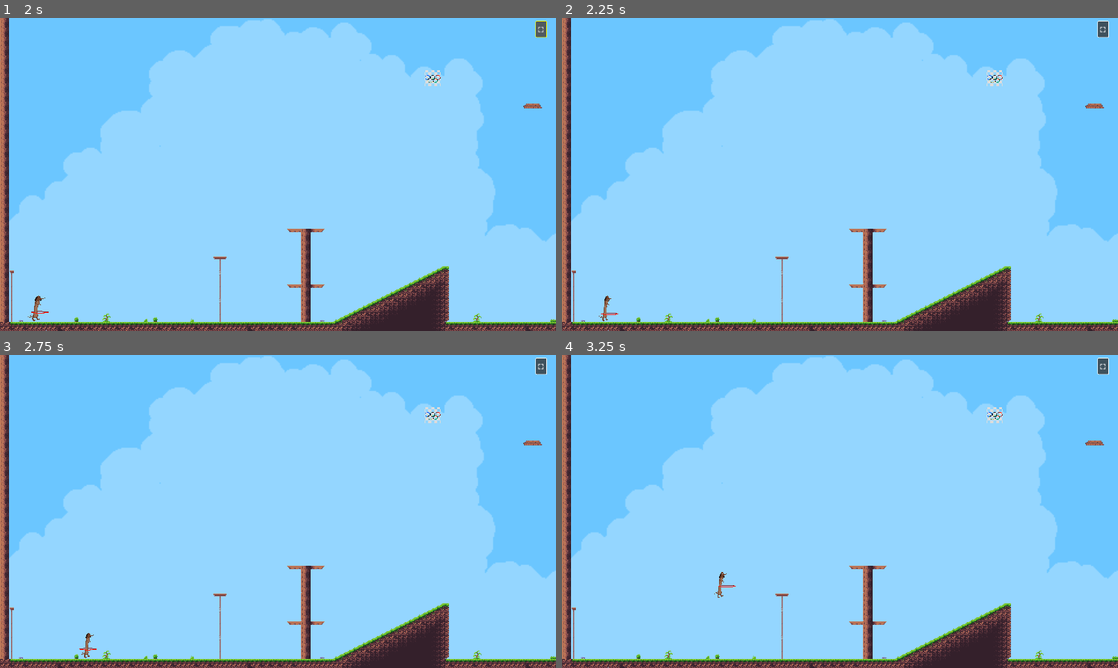
Above: before the commit, frames 1-4 (two rows, left to right).
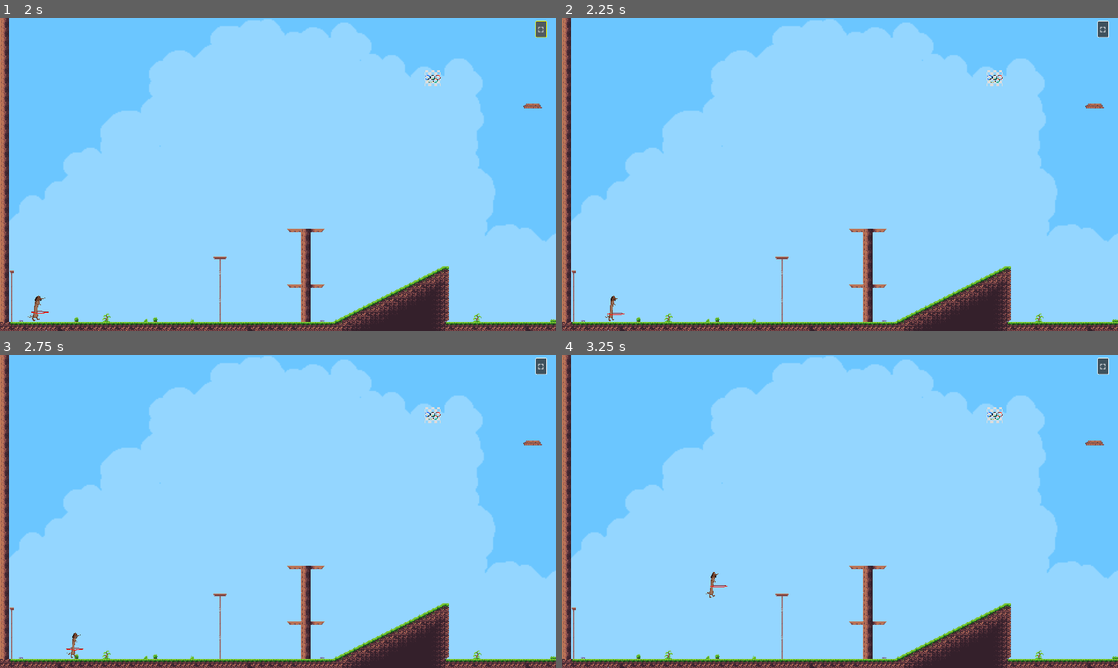
Above: after the commit, the same moments.

Repository: dgnt/gmtk2025
Game: Godot game, scene res://scenes/ui/SplashScreen.tscn
The game is run twice, just before and just after one commit, with the same random seed, the same clock (stepped at 60 frames per second) and the same inputs. The engine's default icon, where the game draws it, is replaced by a stand-in: a white triangle on a blue panel in a dark square.
Inputs (mouse positions are in pixels of both pictures, inside the frame that each line leads up to):
- Up to frame 1 (2 s): click "Play" at 0.5 s; click "⛶" at 1.25 s
- Up to frame 2 (2.25 s): tap Enter (ui_accept) at 2 s; move the mouse to (962, 158) at 2.02 s; hold Right (move_right) from 2.03 s (still down); tap Z (B0) at 2.1 s
- Up to frame 3 (2.75 s): keep holding Right (move_right); tap Enter (ui_accept) at 2.27 s
- Up to frame 4 (3.25 s): keep holding Right (move_right); move the mouse to (728, 527) at 2.77 s; tap Space (B1) at 2.85 s; tap Enter (ui_accept) at 3.02 s

Frame 1 is identical in both runs. In frame 2, 0.1% of the frame differs, in the area x 6-12%, y 88-97%; in frame 3, 0.1%, in the area x 11-18%, y 88-97%; in frame 4, 0.1%.

Commit message:
walk is jerked by hoop

Diff:
--- a/test/scripts/characters/dachshund/dachshund.gd
+++ b/test/scripts/characters/dachshund/dachshund.gd
@@ -148,6 +148,10 @@
 func snap_to(delta) -> bool:
 	if snap_target == null or snapping_time <= 0:
 		return false
+	if snap_direction.x < 0:
+		rev = 0.5
+	else:
+		rev = 0
 	snapping_time -= delta
 	if snapping_time > 0.5 * SNAP_TIME:
 		return true
@@ -279,10 +283,20 @@
 	return true
 
 func walk(direction):
+	if true:
+		walk_jerked(direction)
+		return
 	if direction.x:
 		velocity.x = direction.x * speed
 	else:
 		velocity.x = move_toward(velocity.x, 0, speed)
+
+func walk_jerked(direction):
+	if direction.x:
+		velocity.x = direction.x * speed + abs(direction.x) * max(speed * 0.9, HOOP_SPEED) * cos(rev * TAU)
+	else:
+		velocity.x = move_toward(velocity.x, 0, speed)
+
 
 func direct_player(direction, pressed):
 	if direction.x > 0:
